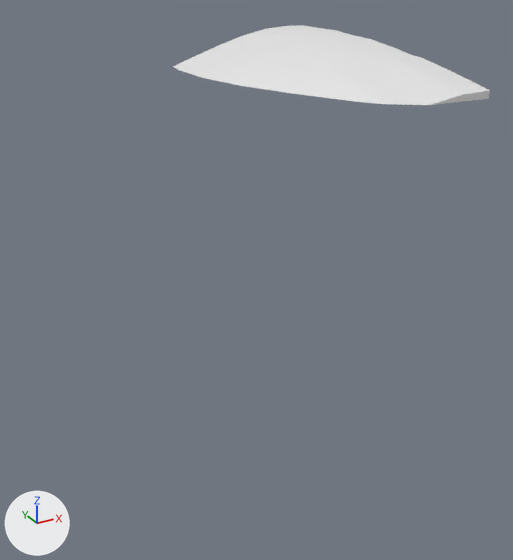
What one commit did to the glTF model assets/terrain/surface_pieces/surf_7_31.glb.
One viewpoint serves both versions: a 50 mm camera at (-77.13, -56.75, -23.46) aimed at (-72.29, -47.95, -27.86). Arrows for +X, +Y and +Z are at lower left; the lights stay in place. The picture after the commit comes second. Where no turn or scale is listed for an object, it has been applied to the vertices.

Objects in the first picture: 'geometry_0'.
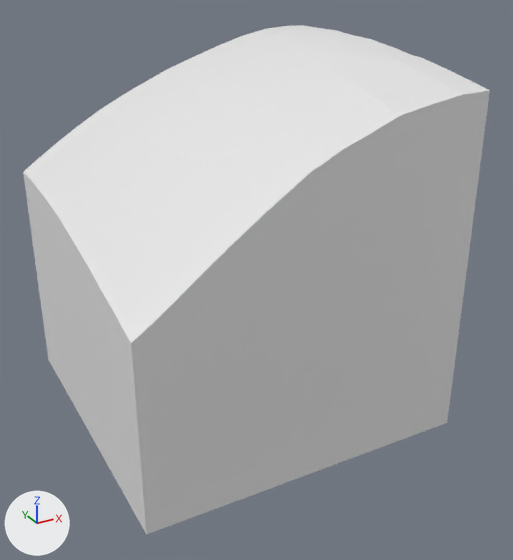
Patch to the scene script:
```diff
--- a/assets/terrain/surface_pieces/surf_7_31.glb.py
+++ b/assets/terrain/surface_pieces/surf_7_31.glb.py
@@ me_geometry_0 @@
 # used by ob_geometry_0; location = (0.0, 0.0, 0.0)
-me_geometry_0.from_pydata(...)  # 56 vertices, 108 faces; spans x -72.43..-70.0, y -50.0..-45.0, z -25.0..-24.38
+me_geometry_0.from_pydata(...)  # 103 vertices, 202 faces; spans x -75.0..-70.0, y -50.0..-45.0, z -30.0..-24.38
+# me_geometry_0 part 1
+# 17 vertices are removed from x -72.43..-70.0, y -50.0..-45.0, z -25.0
+# 62 faces are deleted
+# 64 vertices are added at x -75.0..-70.0, y -50.0..-45.0, z -30.0..-25.04
+# 156 new faces join them
```

Boxes (x1, y1, x2, y2) around the edits, measured in the pictures (513 x 560 px):
'geometry_0', reshaped (47% wider, 531% taller): before (173, 25, 490, 105); after (23, 25, 490, 535)
part 1 of me_geometry_0, built on: before (173, 65, 489, 105); after (23, 65, 489, 535)
